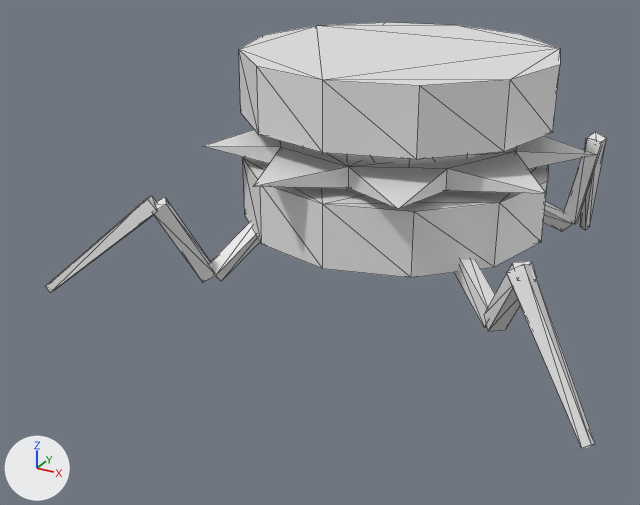
What one commit did to the glTF model model/VAT/bladebot/bladebot.glb.
Camera for both pictures: a 50 mm lens placed at (2.25, -5.11, 2.16), pointed at (-0.32, -0.45, -0.17). Lighting does not change. The marker at lower left points along +X, +Y and +Z. Mesh edges are drawn as thin lines. Vertices at the same position are counted once.

Objects in the first picture: 'export_mesh'.
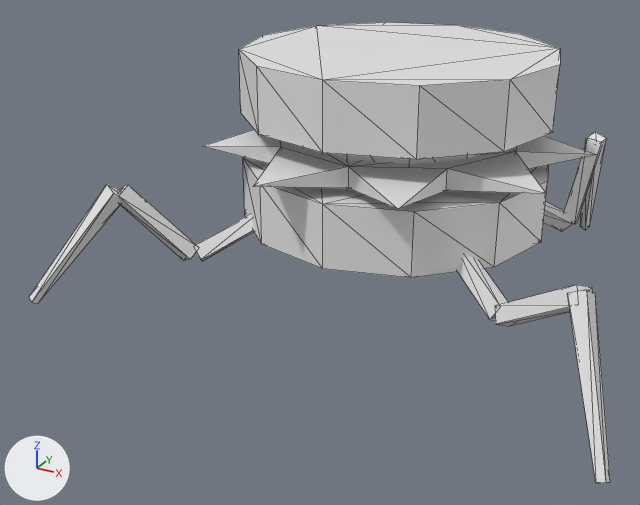
Commit message: bump bladebot

What changed in the scene script:
```text
Change me_mesh_065:
    where me_mesh_065.from_pydata(...)  # 195 vertices, 326 faces; spans x -1.71..1.71, y -1.54..1.52, z -0.44..1.1
    used by ob_export_mesh; location = (0.0, 0.0, 0.0)
    me_mesh_065 part 1: the loose piece of 8 vertices spanning x -0.91..-0.55, y -0.94..-0.45, z -0.33..0.15 is multiplied about its middle by the matrix ((0.873, -0.109, 0.475), (0.146, 0.988, -0.041), (-0.465, 0.105, 0.879)), then moved by (-0.05, -0.01, 0.06)
    me_mesh_065 part 2: the loose piece of 8 vertices spanning x -1.13..-0.82, y -1.2..-0.85, z -0.31..0.28 is multiplied about its middle by the matrix ((0.659, 0.747, -0.093), (-0.7, 0.564, -0.438), (-0.275, 0.353, 0.894)), then moved by (-0.19, -0.02, 0.09)
    me_mesh_065 part 3: the loose piece of 8 vertices spanning x -1.71..-1.03, y -1.54..-1.1, z -0.33..0.31 is multiplied about its middle by the matrix ((0.739, -0.58, 0.341), (0.673, 0.61, -0.419), (0.035, 0.54, 0.841)), then moved by (-0.19, -0.04, -0.02)
    me_mesh_065 part 4: the loose piece of 8 vertices spanning x 0.55..1.06, y -0.91..-0.45, z -0.2..0.15 is multiplied about its middle by the matrix ((0.983, -0.159, 0.088), (0.132, 0.957, 0.257), (-0.125, -0.241, 0.962)), then moved by (0.01, 0.0, 0.02)
    me_mesh_065 part 5: the loose piece of 8 vertices spanning x 0.94..1.28, y -1.22..-0.8, z -0.19..0.35 is multiplied about its middle by the matrix ((0.871, -0.209, 0.444), (0.2, 0.977, 0.068), (-0.448, 0.03, 0.893)), then moved by (0.16, 0.04, -0.03)
    me_mesh_065 part 6: the loose piece of 8 vertices spanning x 1.14..1.71, y -1.51..-1.1, z -0.37..0.37 is multiplied about its middle by the matrix ((0.965, 0.191, 0.178), (-0.205, 0.976, 0.067), (-0.161, -0.101, 0.982)), then moved by (0.2, 0.01, -0.11)
```

What differs and where, as boxes [x1, y1, x2, y2] in the pictures (640 x 505 px; the box of a moved part takes in the faces that stretch with it):
'export_mesh', reshaped (8% taller): before [45, 22, 607, 448]; after [29, 22, 610, 483]
part 1 of me_mesh_065, moved or reshaped: before [210, 221, 260, 281]; after [195, 214, 254, 261]
part 2 of me_mesh_065, moved or reshaped: before [153, 197, 215, 283]; after [117, 185, 196, 261]
part 3 of me_mesh_065, moved or reshaped: before [45, 196, 158, 292]; after [29, 184, 121, 304]
part 4 of me_mesh_065, moved or reshaped: before [455, 259, 495, 327]; after [457, 255, 508, 320]
part 5 of me_mesh_065, moved or reshaped: before [485, 261, 537, 331]; after [495, 285, 592, 326]
part 6 of me_mesh_065, moved or reshaped: before [506, 264, 595, 448]; after [567, 290, 610, 483]
